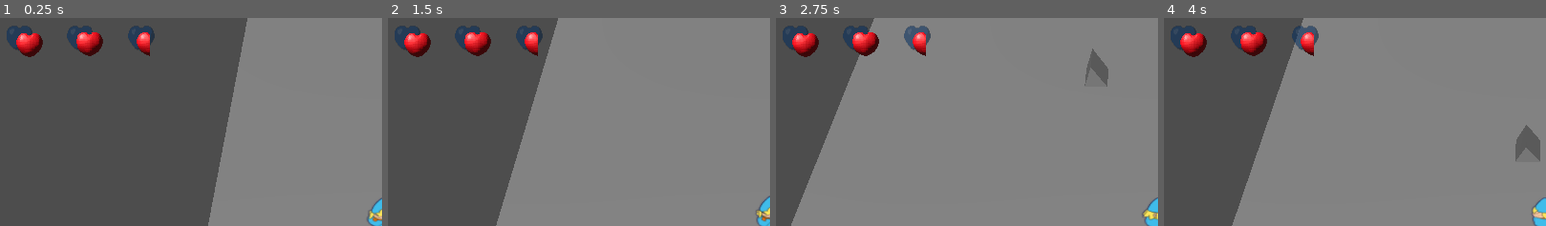
Above: before the commit, frames 1-4 (left to right).
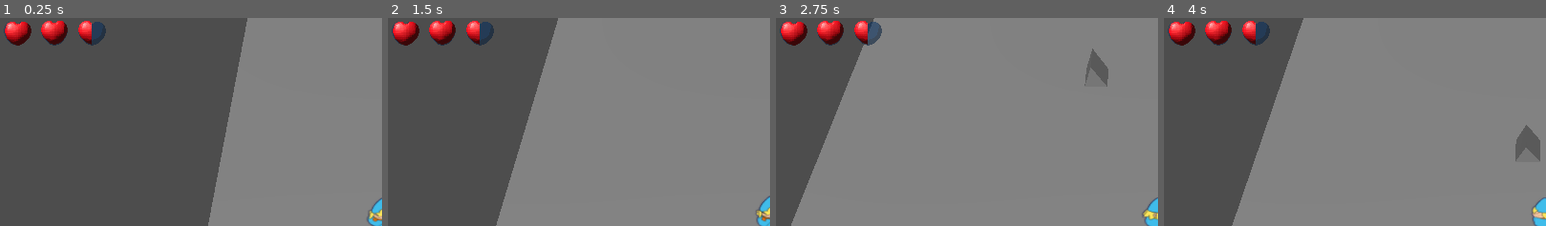
Above: after the commit, the same moments.

Repository: gusrezende/ThePartyOfLosersGodotVer
Game: Godot game, scene res://MainTest.tscn
Same seed, same stepped clock (60 frames per second), same inputs: the game is played once before the commit and once after it.
Inputs (mouse positions are % of the whole screen's width and height, from its top left):
- Up to frame 1 (0.25 s): no input
- Up to frame 2 (1.5 s): move the mouse to (72, 46) at 0.52 s; hold D (move_right) 0.53-1.28 s; tap E at 0.6, 1.35 s; click (72, 46) at 0.67 s; move the mouse to (30, 57) at 1.27 s; hold S (move_back) from 1.28 s (still down)
- Up to frame 3 (2.75 s): move the mouse to (60, 29) at 2.02 s; release S (move_back) at 2.03 s; hold D (move_right) from 2.03 s (still down); tap E at 2.1 s
- Up to frame 4 (4 s): move the mouse to (45, 72) at 2.77 s; release D (move_right) at 2.78 s; hold W (move_forward) 2.78-3.53 s; tap E at 2.85, 3.6 s; click (45, 72) at 2.92 s; move the mouse to (80, 67) at 3.52 s; hold A (move_left) from 3.53 s (still down)
The pictures show only the part of the screen within x 0-50%, y 0-50%; the shares and areas given below are measured in that part.

The runs differ from the first frame. In frame 1, 3.7% of the frame differs, in the area x 1-41%, y 1-19%; in frame 2, 3.7%; in frame 3, 3.7%; in frame 4, 3.7%.

Commit message:
hearts fixed
Corações realocados e vida aumentada

Diff:
--- a/Life Hearts UI/lifeHeartsUI.tscn
+++ b/Life Hearts UI/lifeHeartsUI.tscn
@@ -1,8 +1,8 @@
 [gd_scene format=3 uid="uid://b4flc54piu4pc"]
 
 [ext_resource type="Script" uid="uid://b7e8ye2c1eca" path="res://Life Hearts UI/hud.gd" id="1_613kq"]
-[ext_resource type="Texture2D" uid="uid://gdfqa53c76my" path="res://Life Hearts UI/assets/lifeheartempty.png" id="2_hge17"]
-[ext_resource type="Texture2D" uid="uid://dalu2ig4mpd7d" path="res://Life Hearts UI/assets/lifeheart.png" id="2_jmf4g"]
+[ext_resource type="Texture2D" uid="uid://cnvjw55y3lqpx" path="res://Life Hearts UI/assets/corações_vazios.png" id="2_jmf4g"]
+[ext_resource type="Texture2D" uid="uid://sdq3acbunnvb" path="res://Life Hearts UI/assets/coração.png" id="3_hge17"]
 
 [node name="Node3D" type="Node3D" unique_id=520576831]
 
@@ -16,16 +16,16 @@
 
 [node name="Heart1" type="TextureProgressBar" parent="HUD/HeartsContainer" unique_id=884335791]
 layout_mode = 2
-texture_under = ExtResource("2_hge17")
-texture_progress = ExtResource("2_jmf4g")
+texture_under = ExtResource("2_jmf4g")
+texture_progress = ExtResource("3_hge17")
 texture_progress_offset = Vector2(1, 1)
 
 [node name="Heart2" type="TextureProgressBar" parent="HUD/HeartsContainer" unique_id=583155227]
 layout_mode = 2
-texture_under = ExtResource("2_hge17")
-texture_progress = ExtResource("2_jmf4g")
+texture_under = ExtResource("2_jmf4g")
+texture_progress = ExtResource("3_hge17")
 
 [node name="Heart3" type="TextureProgressBar" parent="HUD/HeartsContainer" unique_id=1812657703]
 layout_mode = 2
-texture_under = ExtResource("2_hge17")
-texture_progress = ExtResource("2_jmf4g")
+texture_under = ExtResource("2_jmf4g")
+texture_progress = ExtResource("3_hge17")
Binary file added: Life Hearts UI/assets/coração.png
Not shown, changed: Life Hearts UI/assets/coração.png.import
Binary file added: Life Hearts UI/assets/corações_vazios.png
Not shown, changed: Life Hearts UI/assets/corações_vazios.png.import
Binary file removed: Life Hearts UI/assets/lifeheart.png
Binary file removed: Life Hearts UI/assets/lifeheartempty.png
